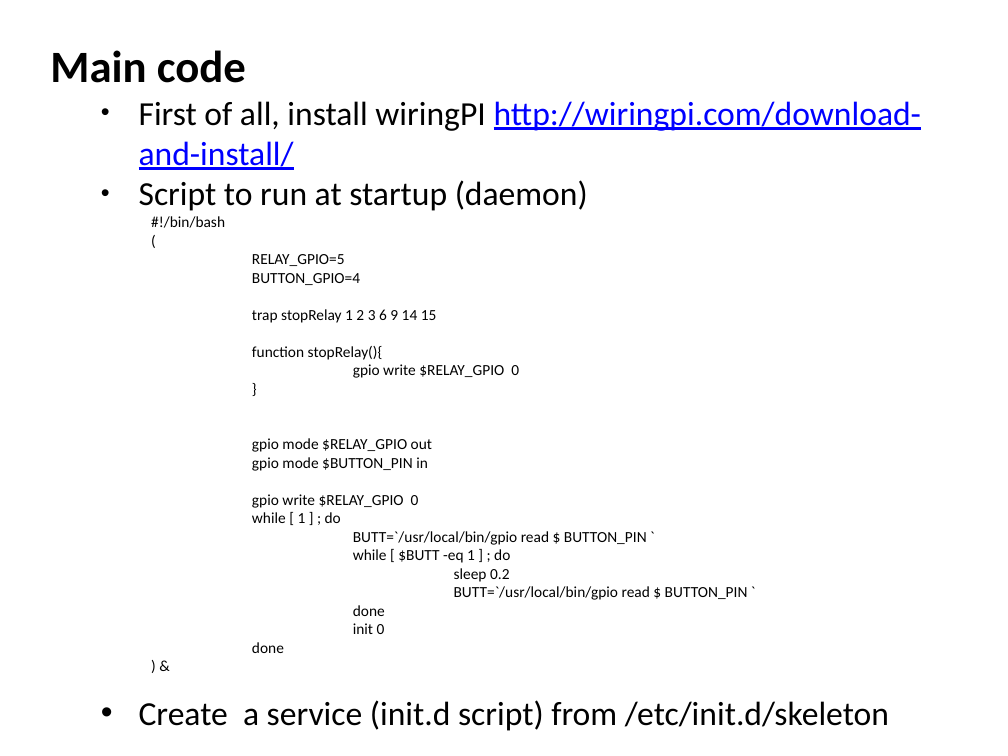
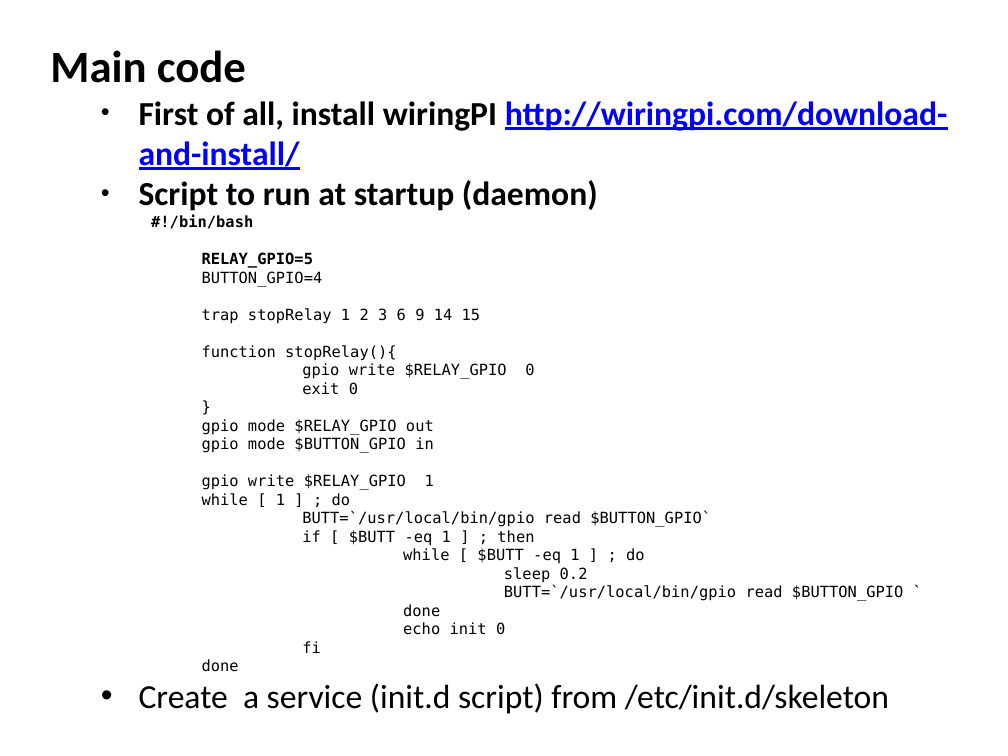
Before and after one commit to zorglub42/zorgbox, a slide deck: slide 5 of doc/start-stop-button.pptx. Drawn at 1008x756 pixels with LibreOffice and Linux fonts; fonts in the diff are those of the drawing. Boxes give left, top, right and bottom in pixels: in the first picture for what was removed or moved away, otherwise in the second. Text is boxed around its words. In the diff, an @@ line names an element or a change of style, - is before the commit and + after.

Commit message:
start-stop-button daemon

```diff
--- a/doc/start-stop-button.pptx
+++ b/doc/start-stop-button.pptx
@@ text at <box>50,50,947,714</box>: paragraph removed @@
-    (
@@ text at <box>50,50,947,714</box>: paragraph removed @@
-    ) &
@@ text at <box>139,101,947,672</box>: bold on in "First of all, install wiringPI http://wiringpi.com/download- ...", "Script to run at startup (daemon)", "#!/bin/bash", "RELAY_GPIO=5"; font Calibri to DejaVu Sans Mono in "#!/bin/bash", "RELAY_GPIO=5", "BUTTON_GPIO=4", "trap stopRelay 1 2 3 6 9 ..." and 9 more places; list level 3 to 2 in "RELAY_GPIO=5"; list level 3 to 2 in "BUTTON_GPIO=4"; list level 3 to 2 in "trap stopRelay 1 2 3 ..."; list level 3 to 2 in "function stopRelay(){"; list level 3 to 2 in "gpio write $RELAY_GPIO 0"; list level 3 to 2 in "}"; list level 3 to 2 in "gpio mode $RELAY_GPIO out"; list level 3 to 2 in "while [ 1 ] ; ..."; list level 3 to 2 in "while [ $BUTT -eq 1 ..."; list level 3 to 2 in "sleep 0.2"; list level 3 to 2 in "done" @@
@@ text at <box>302,382,358,395</box>: paragraph added @@
+  exit 0
@@ text at <box>202,437,434,490</box>: text changed; font Calibri to DejaVu Sans Mono @@
-    gpio mode $BUTTON_PIN in
-    gpio write $RELAY_GPIO 0
+  gpio mode $BUTTON_GPIO in
+  gpio write $RELAY_GPIO 1
@@ text at <box>302,510,711,546</box>: text changed; font Calibri to DejaVu Sans Mono @@
-    BUTT=`/usr/local/bin/gpio read $ BUTTON_PIN `
+  BUTT=`/usr/local/bin/gpio read $BUTTON_GPIO`
+  if [ $BUTT -eq 1 ] ; then
@@ text at <box>504,584,904,601</box>: text changed; font Calibri to DejaVu Sans Mono @@
-    BUTT=`/usr/local/bin/gpio read $ BUTTON_PIN `
+  BUTT=`/usr/local/bin/gpio read $BUTTON_GPIO `
@@ text at <box>302,622,505,653</box>: text changed; font Calibri to DejaVu Sans Mono @@
-    init 0
+  echo init 0
+  fi
```
